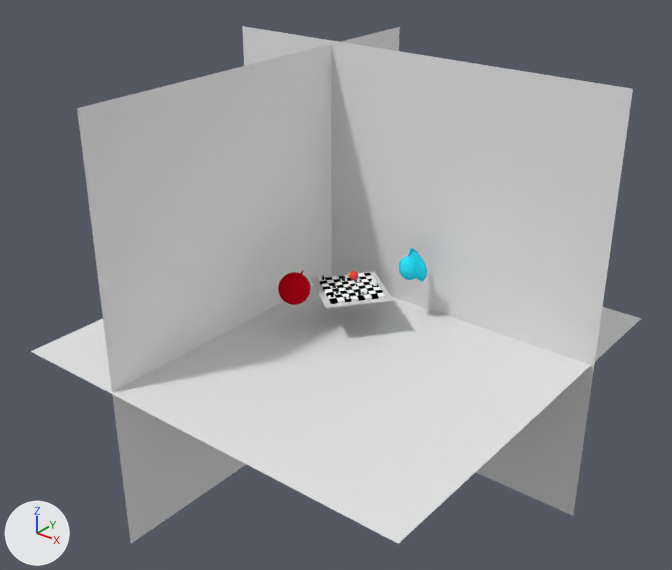
The Blender file Kamerafahrt/04-Shots/Shot8.blend: old version first, new version second.
Camera for both pictures: a 50 mm lens placed at (41.2, -52.8, 36.9), pointed at (-0.9, -0.2, 4.3). The lights are fixed; the arrows at lower left show +X, +Y and +Z.

The first picture shows 'Angel', 'BauerWeiß2', 'Boden', 'DameWeiß', 'FireBall', 'TurmSchwarz', 'Wand', 'Wand2', 'chess', 'devil'.
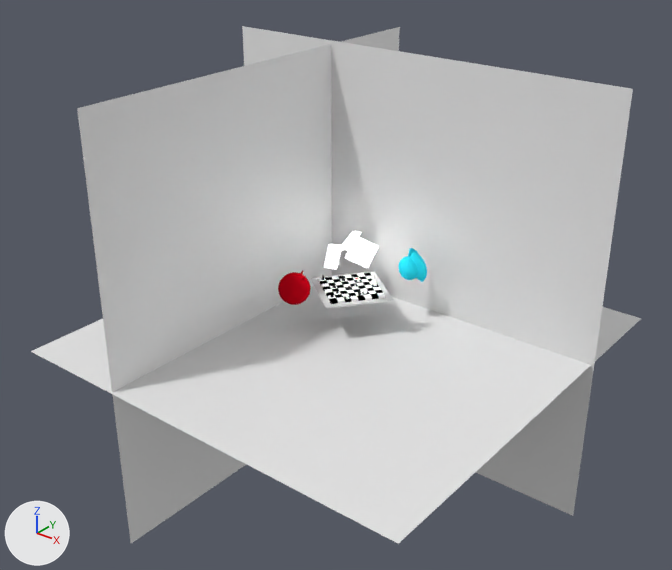
What differs and where, as boxes [x1, y1, x2, y2] in the pictures (672 x 570 px):
'chess', recoloured: [310, 272, 393, 308] in both
'Angel', recoloured: [399, 248, 427, 282] in both
'Aufheller2', added: after [345, 236, 379, 268]
'Hauptlicht', added: after [324, 244, 342, 269]
'Aufheller', added: after [341, 231, 362, 250]
'FireBall', recoloured, moved (not visible afterwards): before [348, 271, 358, 280]
'KönigWeiß', recoloured: [371, 275, 375, 284] in both

What changed in the scene script:
```text
Change mat_material_001:
    mat_material_001: diffuse_material('Material.001') -> emission_material('Material.001')
    mat_material_001.base_color: (0.897, 0.0758, 0.0758) -> (0.8, 0.8, 0.8)  # red #f34e4e -> white #e7e7e7
    add mat_material_001.strength = 8.0
Change mat_material:
    mat_material: diffuse_material('Material') -> emission_material('Material')
    mat_material.base_color: (1.0, 0.19, 0.0053) -> (0.8, 0.8, 0.8)  # orange #ff7910 -> white #e7e7e7
    add mat_material.strength = 7.5
Change mat_material_006:
    mat_material_006.base_color: (0.0, 0.0, 0.0) -> (1.0, 0.19, 0.0053)  # black #000000 -> orange #ff7910
Change mat_material_007:
    mat_material_007.base_color: (0.0254, 0.0254, 0.0254) -> (1.0, 1.0, 1.0)  # black #2c2c2c -> white #ffffff
Change mat_material_011:
    mat_material_011.base_color: (0.0, 0.0, 0.0) -> (0.0276, 0.809, 1.0)  # black #000000 -> cyan #2ee8ff
Change mat_material_012:
    mat_material_012.base_color: (1.0, 1.0, 1.0) -> (0.549, 0.00202, 0.0107)  # white #ffffff -> red #c4071b
Change me_sphere_007:
    where me_sphere_007.from_pydata(...)  # 495 vertices, 503 faces; spans x -1.0..1.0, y -1.06..1.0, z -1.0..1.0
    remove me_sphere_007.materials.append(mat_material_001)  # red #f34e4e
    add me_sphere_007.materials.append(mat_material_005)  # white #ffffff
Change me_cone:
    where me_cone.from_pydata(...)  # 33 vertices, 33 faces; spans x -1.0..1.0, y -1.0..1.0, z -1.0..1.0
    remove me_cone.materials.append(mat_material_004)  # white #ffffff
    add me_cone.materials.append(mat_material_007)  # white #ffffff
Change me_sphere_001:
    where me_sphere_001.from_pydata(...)  # 530 vertices, 560 faces; spans x -1.8..1.0, y -1.0..1.69, z -1.32..1.49
    remove me_sphere_001.materials.append(mat_material_008)  # cyan #2ee8ff
    add me_sphere_001.materials.append(mat_material_011)  # cyan #2ee8ff
Change me_sphere:
    where me_sphere.from_pydata(...)  # 490 vertices, 520 faces; spans x -1.0..1.0, y -1.0..1.0, z -1.0..1.14
    remove me_sphere.materials.append(mat_material_009)  # red #c3071b
    add me_sphere.materials.append(mat_material_012)  # red #c4071b
Change me_plane_001:
    where me_plane_001.from_pydata(...)  # 109 vertices, 48 faces; spans x -0.8..0.8, y -0.8..0.8, z 0.0..0.07
    remove me_plane_001.materials.append(mat_material_011)  # black #000000
    add me_plane_001.materials.append(mat_material_014)  # black #000000
Change me_plane_004:
    where me_plane_004.from_pydata(...)  # 109 vertices, 48 faces; spans x -0.8..0.8, y -0.8..0.8, z 0.0..0.07
    remove me_plane_004.materials.append(mat_material_012)  # white #ffffff
    add me_plane_004.materials.append(mat_material_015)  # white #ffffff
Change me_plane_005:
    where me_plane_005.from_pydata(...)  # 72 vertices, 36 faces; spans x -1.0..1.0, y -1.0..1.0, z 0.0
    remove me_plane_005.materials.append(mat_material_010)  # light grey #d3d3d3
    add me_plane_005.materials.append(mat_material_013)  # light grey #d3d3d3
Add me_plane_001_1:
    me_plane_001_1.from_pydata([(-1.0, -1.0, 0.0), (1.0, -1.0, 0.0), (-1.0, 1.0, 0.0), (1.0, 1.0, 0.0)], [], [(0, 1, 3, 2)])
    me_plane_001_1.materials.append(mat_material)  # white #e7e7e7
Add me_plane_004_1:
    me_plane_004_1.from_pydata([(-1.0, -1.0, 0.0), (1.0, -1.0, 0.0), (-1.0, 1.0, 0.0), (1.0, 1.0, 0.0)], [], [(0, 1, 3, 2)])
    me_plane_004_1.materials.append(mat_material_001)  # white #e7e7e7
Add me_plane_005_1:
    me_plane_005_1.from_pydata([(-1.0, -1.0, 0.0), (1.0, -1.0, 0.0), (-1.0, 1.0, 0.0), (1.0, 1.0, 0.0)], [], [(0, 1, 3, 2)])
    me_plane_005_1.materials.append(mat_material_002)  # yellow #ffea6b
Change ob_fireball:
    ob_fireball.location: (-2.24, 2.33, 1.94) -> (-2.09, 2.51, 1.28)
Add ob_aufheller:
    ob_aufheller = bpy.data.objects.new('Aufheller', me_plane_001_1)
    ob_aufheller.location = (-3.45, 4.96, 5.76)
    ob_aufheller.rotation_euler = (1.049, -0.421, -1.345)  # degrees (60, -24, -77)
Add ob_hauptlicht:
    ob_hauptlicht = bpy.data.objects.new('Hauptlicht', me_plane_004_1)
    ob_hauptlicht.location = (-2.09, 0.9, 6.09)
    ob_hauptlicht.rotation_euler = (1.127, -0.305, -0.307)  # degrees (65, -17, -18)
Add ob_aufheller2:
    ob_aufheller2 = bpy.data.objects.new('Aufheller2', me_plane_005_1)
    ob_aufheller2.location = (1.21, 0.4, 7.57)
    ob_aufheller2.rotation_euler = (0.85, 0.299, 0.304)  # degrees (49, 17, 17)
```
